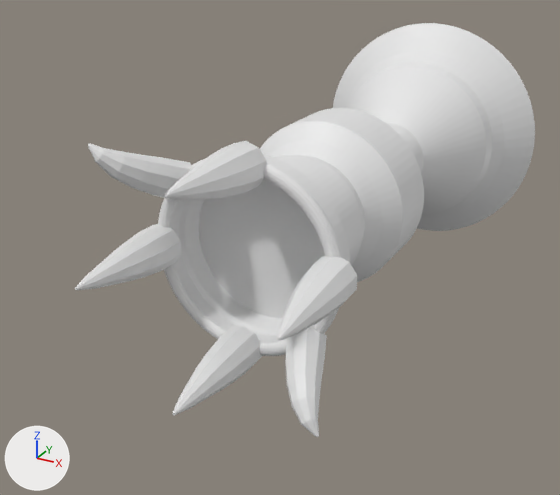
Renders of the OBJ model landstalker/data/proxies/brazier_51.obj from each side of a commit.
Rendered twice from a 50 mm lens placed at (461.7, -161.3, 731.0), pointed at (438.2, -118.6, 709.6). The lights are fixed; the arrows at lower left show +X, +Y and +Z. The first picture is the older version. Where no turn or scale is listed for an object, it has been applied to the vertices.

The scene before the commit, as lines of its bpy script (objects in view):
```python
me_brazier_51 = bpy.data.meshes.new('brazier_51')
me_brazier_51.from_pydata(...)  # 2654 vertices, 2764 faces; spans x 431.8..450.2, y -134.7..-96.0, z 703.8..722.2
ob_brazier_51 = bpy.data.objects.new('brazier_51', me_brazier_51)
ob_brazier_51.location = (0.0, 0.0, 0.0)
```
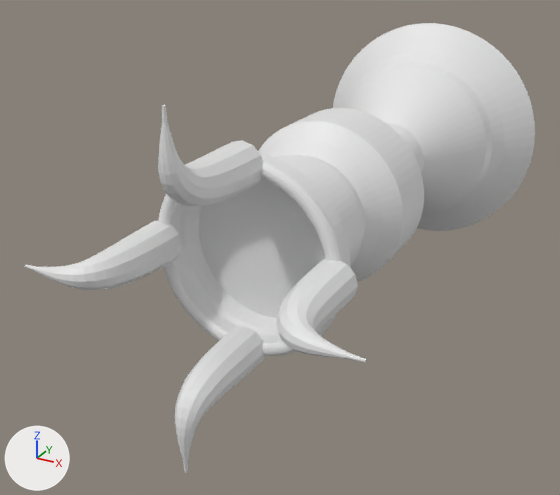
Pixel boxes (x1, y1, x2, y2) of what changed, in the pictures (560 x 495 px):
'brazier_51', reshaped (11% wider, 9% taller)
    before: (75, 23, 535, 437)
    after: (25, 23, 535, 473)
part 1 of me_brazier_51, rebuilt (14% wider, 21% taller)
    before: (278, 256, 357, 341)
    after: (276, 259, 366, 362)
part 2 of me_brazier_51, rebuilt (48% wider)
    before: (75, 224, 181, 290)
    after: (25, 221, 182, 290)
part 3 of me_brazier_51, rebuilt (63% taller)
    before: (172, 326, 262, 416)
    after: (175, 326, 264, 473)
part 4 of me_brazier_51, deleted
    before: (285, 326, 327, 437)
part 5 of me_brazier_51, reshaped
    before: (88, 141, 266, 201)
    after: (158, 105, 263, 206)

What changed in the scene script:
```text
Change me_brazier_51:
    used by ob_brazier_51; location = (0.0, 0.0, 0.0)
    remove me_brazier_51.from_pydata(...)  # 2654 vertices, 2764 faces; spans x 431.8..450.2, y -134.7..-96.0, z 703.8..722.2
    add me_brazier_51.from_pydata(...)  # 3066 vertices, 3168 faces; spans x 431.0..451.0, y -134.5..-96.0, z 703.0..723.0
    me_brazier_51 part 1: the loose piece of 72 vertices spanning x 445.3..447.8, y -134.7..-127.7, z 711.9..714.5 is rebuilt with 206 vertices and now spans x 445.2..451.0, y -134.5..-127.7, z 711.7..714.3
    me_brazier_51 part 2: the loose piece of 72 vertices spanning x 434.2..436.7, y -134.7..-127.7, z 711.5..714.1 is rebuilt with 206 vertices and now spans x 431.0..436.8, y -134.5..-127.7, z 711.7..714.3
    me_brazier_51 part 3: the loose piece of 72 vertices spanning x 439.6..442.0, y -134.7..-127.7, z 706.1..708.8 is rebuilt with 206 vertices and now spans x 439.7..442.3, y -134.5..-127.7, z 703.0..708.8
    me_brazier_51 part 4: the loose piece of 62 vertices spanning x 443.9..447.8, y -132.1..-127.1, z 706.2..710.1 is deleted
    me_brazier_51 part 5
    73 vertices are removed from x 437.1..442.4, y -134.7..-127.7, z 716.9..719.9
    96 faces are deleted
    61 vertices move from x 434.2..438.1, y -132.1..-127.1, z 715.9..719.8 to x 440.4..441.6, y -134.5..-133.5, z 719.9..723.0
    124 vertices are added at x 439.7..442.3, y -134.4..-127.7, z 717.2..723.0
    9 new vertices lie (0.0, 1.1, 0.0) away from vertices in x 439.9..442.1, y -128.8, z 717.4..719.8
    5 new vertices lie (0.0, -0.9, 0.0) away from vertices in x 439.9..442.1, y -128.8, z 717.9..719.8
    7 new vertices lie (0.0, 0.7, 0.0) away from vertices in x 439.8..442.2, y -131.3..-131.2, z 718.6..719.8
    162 new faces join them
```
